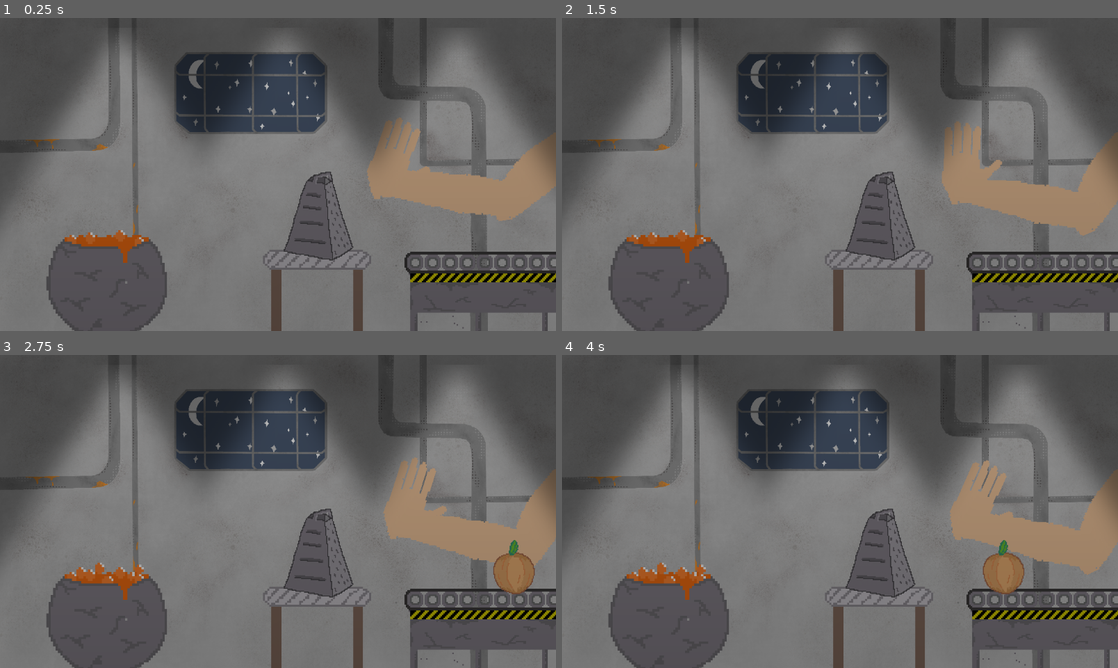
Above: before the commit, frames 1-4 (two rows, left to right).
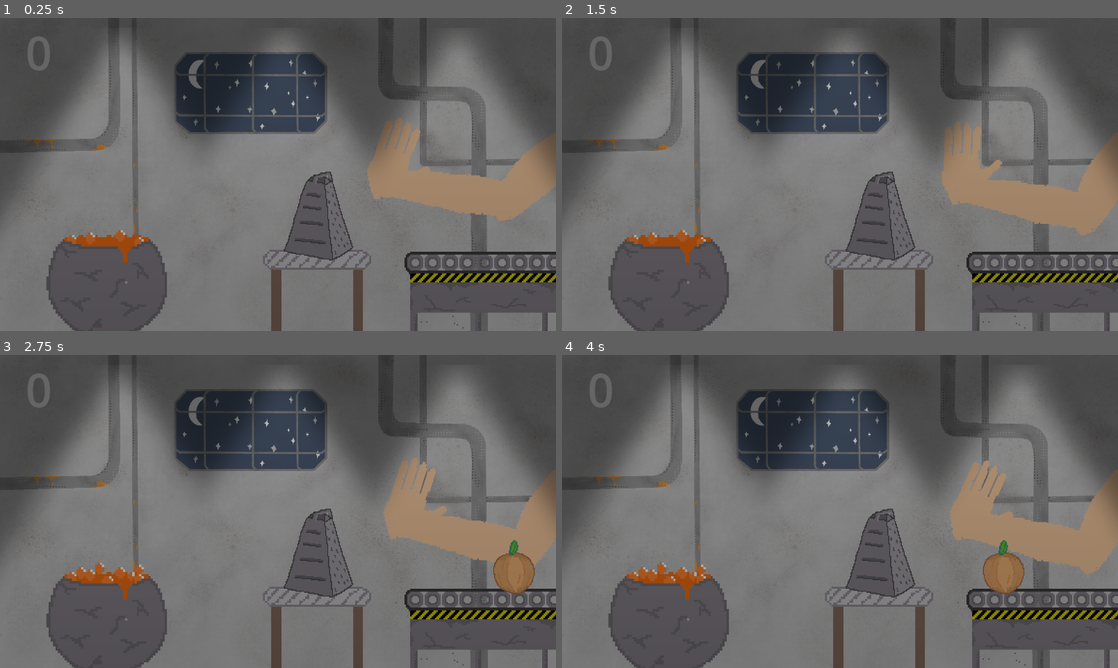
Above: after the commit, the same moments.

Repository: PeaceMonster/EpicWe-Gamejam2024
Game: Godot game, scene res://scenes/main.tscn
Two runs of this game, one before a commit and one after it. Both use one fixed random seed, a clock stepped at 60 frames per second and the inputs below.
Inputs (mouse positions are in pixels of both pictures, inside the frame that each line leads up to):
- Up to frame 1 (0.25 s): no input
- Up to frame 2 (1.5 s): move the mouse to (867, 174) at 0.52 s; tap Enter at 1.25 s; move the mouse to (812, 174) at 1.27 s
- Up to frame 3 (2.75 s): move the mouse to (289, 505) at 2.02 s
- Up to frame 4 (4 s): move the mouse to (834, 517) at 2.77 s; move the mouse to (878, 514) at 3.52 s

The runs differ from the first frame. In frame 1, 0.2% of the frame differs, in the area x 5-9%, y 6-17%; in frame 2, 0.2%; in frame 3, 0.2%; in frame 4, 0.2%.

Commit message:
Added score label with sound

Diff:
--- a/scenes/main.gd
+++ b/scenes/main.gd
@@ -1,11 +1,20 @@
 extends Node2D
 
+var score: int = 0
+
 @onready var pot = $Props/Pot
+@onready var score_label = $ScoreLabel
 
 # Called when the node enters the scene tree for the first time.
 func _ready() -> void:
 	pot.play()
+	EventBus.done_grating.connect(improve_score)
 
 # Called every frame. 'delta' is the elapsed time since the previous frame.
 func _process(_delta: float) -> void:
 	pass
+
+func improve_score(amount: int = 1) -> void:
+	score += amount
+	score_label.text = str(score)
+	$ScoreLabel/AudioStreamPlayer2D.play()
--- a/scenes/main.tscn
+++ b/scenes/main.tscn
@@ -10,6 +10,7 @@
 [ext_resource type="Texture2D" uid="uid://drq7l78716wrp" path="res://Assets/backdrop.webp" id="10_5n6y1"]
 [ext_resource type="Texture2D" uid="uid://td203c01w5f6" path="res://Assets/cauldronfull.png" id="10_ov26o"]
 [ext_resource type="Texture2D" uid="uid://de6qs65lahlh2" path="res://Assets/lightpattern.png" id="11_f3suw"]
+[ext_resource type="AudioStream" uid="uid://cxlo6uvn513df" path="res://Sounds/coin.wav" id="12_2wim6"]
 [ext_resource type="PackedScene" uid="uid://b1uubw6agml6o" path="res://scenes/ConveyorBelt/conveyor_belt.tscn" id="12_vdydk"]
 
 [sub_resource type="SpriteFrames" id="SpriteFrames_3ltwv"]
@@ -75,6 +76,17 @@
 [node name="ConveyorBelt" parent="." instance=ExtResource("12_vdydk")]
 position = Vector2(1081, 556)
 
+[node name="ScoreLabel" type="Label" parent="."]
+offset_left = 53.0
+offset_top = 5.0
+offset_right = 108.0
+offset_bottom = 137.0
+theme_override_font_sizes/font_size = 96
+text = "0"
+
+[node name="AudioStreamPlayer2D" type="AudioStreamPlayer2D" parent="ScoreLabel"]
+stream = ExtResource("12_2wim6")
+
 [node name="Props" type="Node" parent="."]
 
 [node name="Table" type="Sprite2D" parent="Props"]
Not shown, added: Sounds/coin.wav.import
Not shown, changed: Sounds/sources.txt
Not shown: 1 places in scenes/main.tscn that only renumber resources
Not shown, added: Sounds/coin.flac
Not shown, added: Sounds/coin.wav
